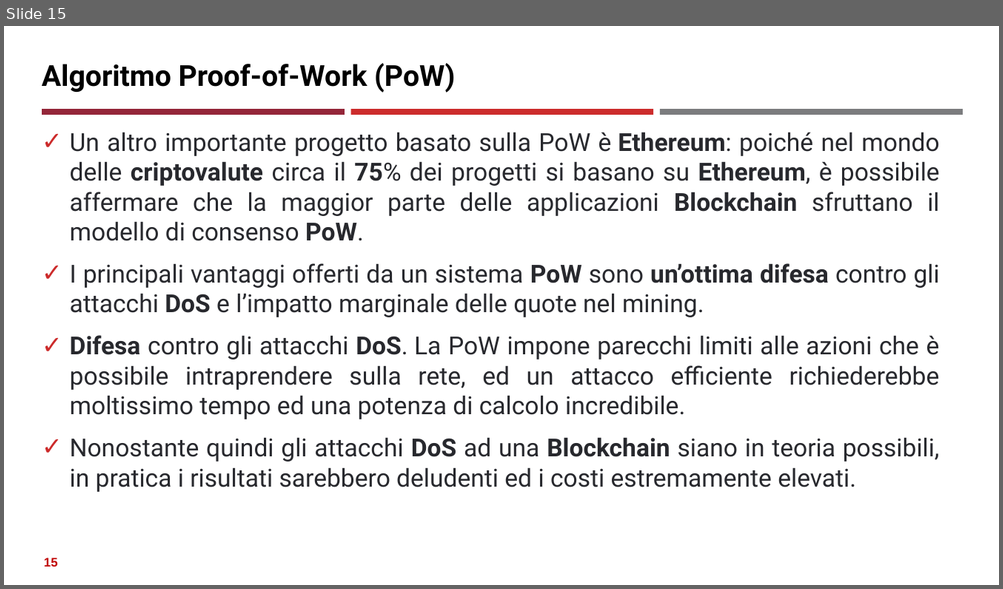
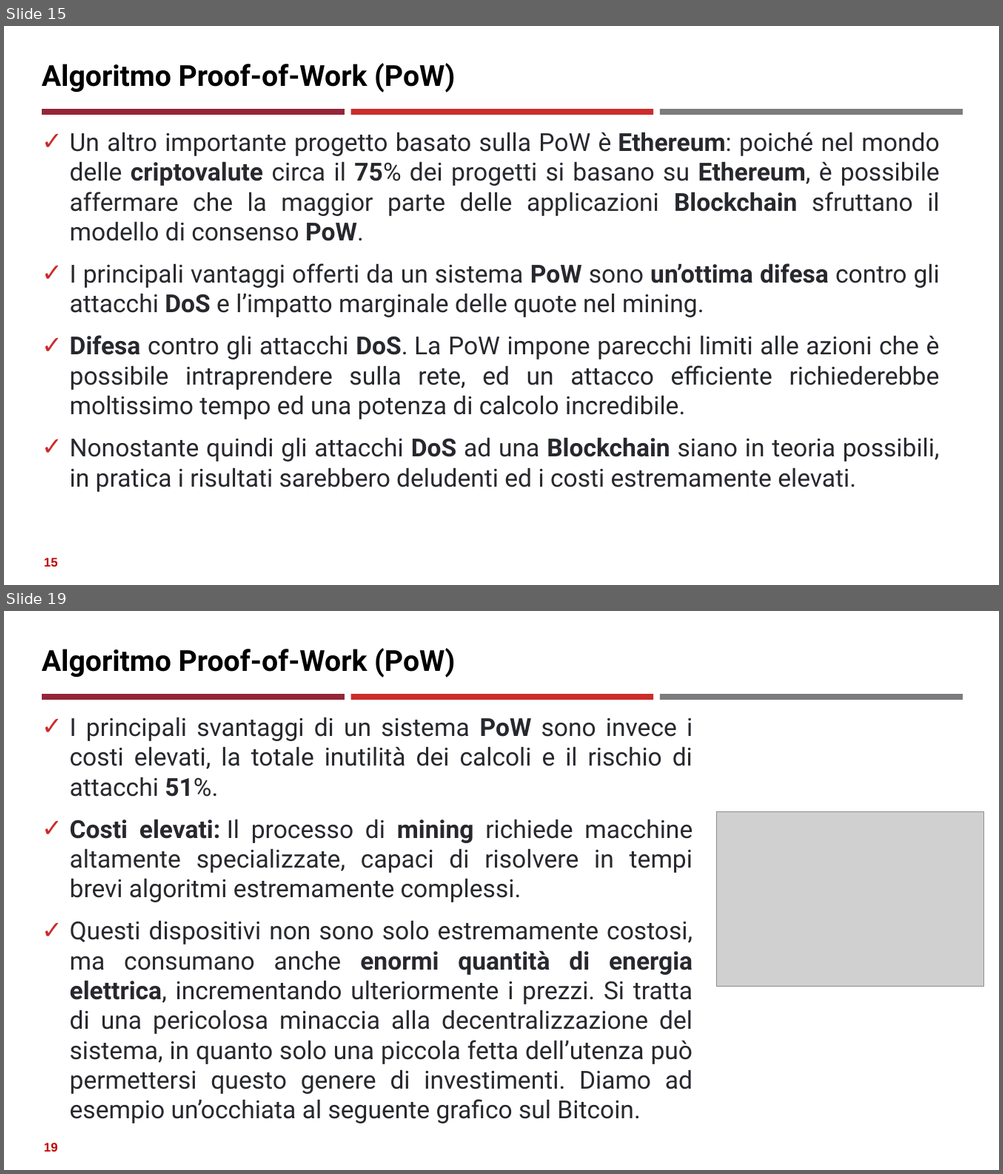
Before and after one commit to neural1977/data_science_interview_material, a slide deck: Assicurazioni/Algoritmi di consenso distribuito_ita.pptx. Shown one above the other, each under a label of ours: slide 15 before the commit, slides 15 and 19 after it; the slides between them are not shown. The pictures are 1003x589 and 1003x1174 pixels, drawn with LibreOffice and Linux fonts; fonts in the diff are those of the drawing; grey boxes stand for pictures. Boxes give left, top, right and bottom in pixels: in the first picture for what was removed or moved away, otherwise in the second. Text is boxed around its words. In the diff, an @@ line names an element or a change of style, - is before the commit and + after.

```diff
--- a/Assicurazioni/Algoritmi di consenso distribuito_ita.pptx
+++ b/Assicurazioni/Algoritmi di consenso distribuito_ita.pptx
@@ slide 19 added at <box>4,611,999,1170</box>, background #FFFFFF; not listed: 3 template elements that a slide beside it also shows @@
@@ title added at <box>42,648,455,678</box>, 28 pt, text #000000, bold @@
+Algoritmo Proof-of-Work (PoW)
@@ text added at <box>70,717,693,1124</box>, 24 pt, text #27282D @@
+✓ I principali svantaggi di un sistema PoW sono invece i costi elevati, la totale inutilità dei calcoli e il rischio di attacchi 51%.
+✓ Costi elevati: Il processo di mining richiede macchine altamente specializzate, capaci di risolvere in tempi brevi algoritmi estremamente complessi.
+✓ Questi dispositivi non sono solo estremamente costosi, ma consumano anche enormi quantità di energia elettrica, incrementando ulteriormente i prezzi. Si tratta di una pericolosa minaccia alla decentralizzazione del sistema, in quanto solo una piccola fetta dell’utenza può permettersi questo genere di investimenti. Diamo ad esempio un’occhiata al seguente grafico sul Bitcoin.
@@ picture added at <box>717,812,984,986</box> @@
@@ page number added at <box>44,1143,58,1152</box>, 12 pt, text #C00000, bold @@
+19
```
Also in this commit, not shown: 2 slides changed, 2 other slides added, 1 other file.
